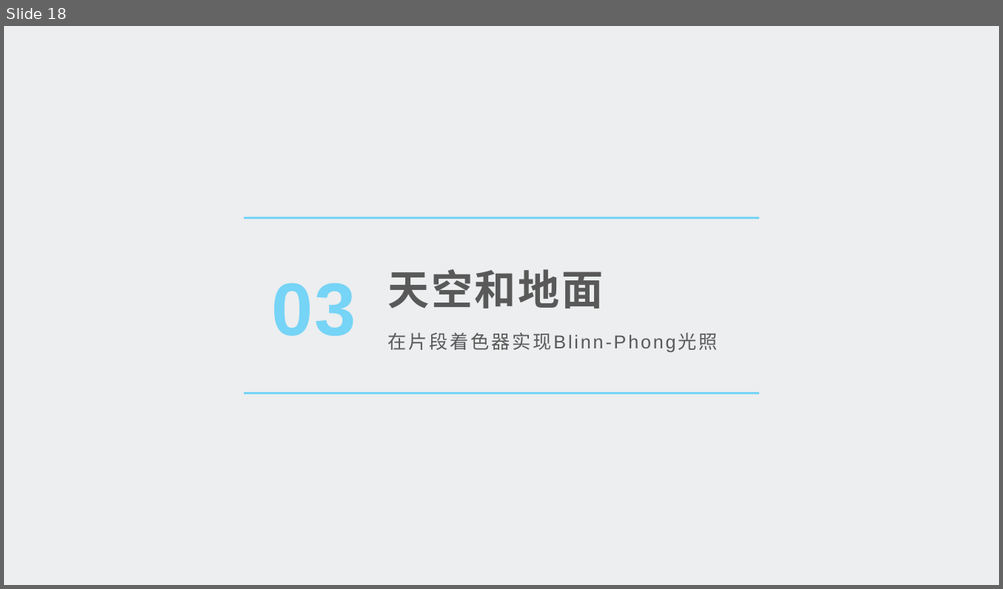
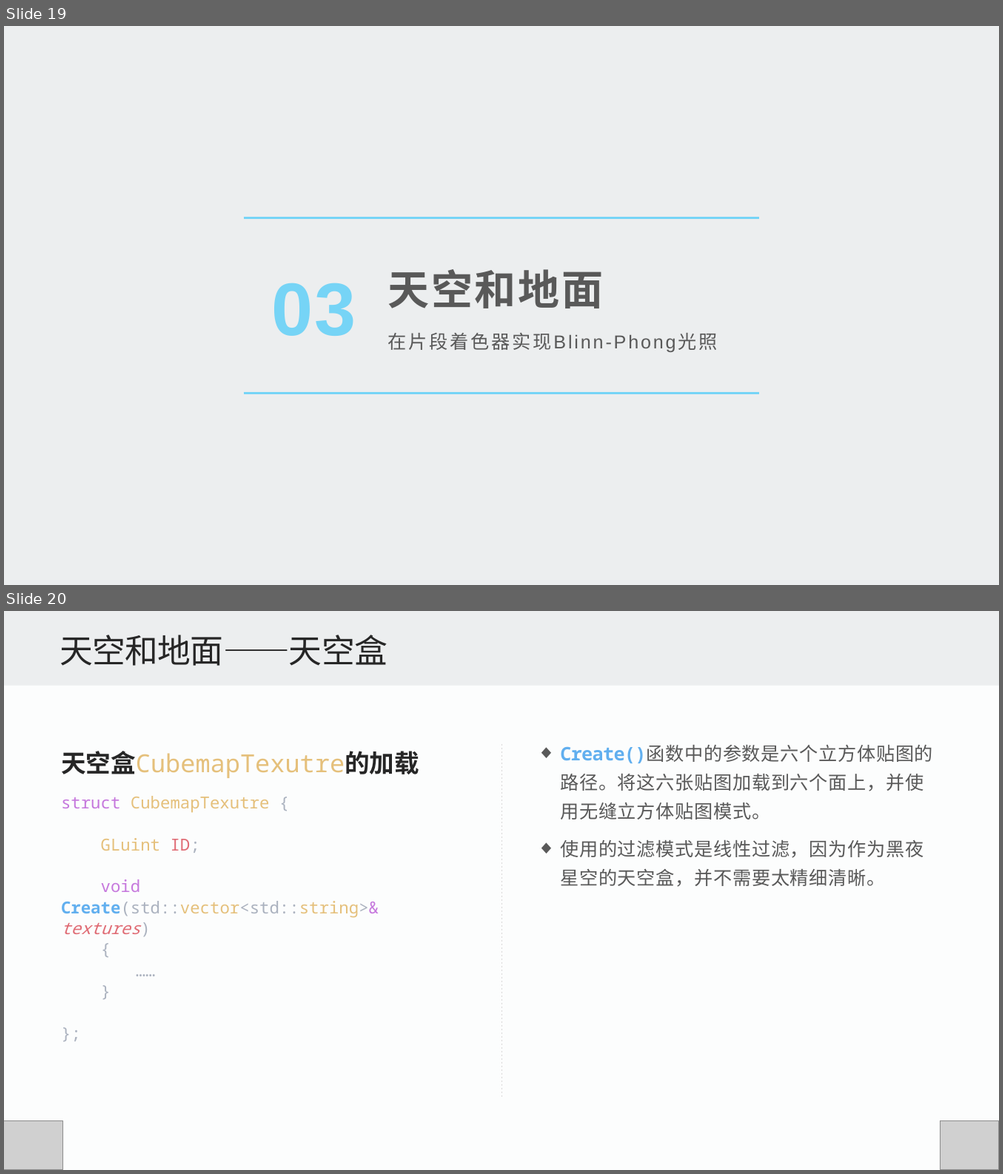
Before and after one commit to Le-Poisson/SYSU-Opengl-School-Badge-Firework, a slide deck: 汇报内容/汇报.pptx. Shown one above the other, each under a label of ours: slide 18 before the commit, slides 19 and 20 after it. The pictures are 1003x589 and 1003x1174 pixels, drawn with LibreOffice and Linux fonts; fonts in the diff are those of the drawing; grey boxes stand for pictures; background and template pictures are left out. Boxes give left, top, right and bottom in pixels: in the first picture for what was removed or moved away, otherwise in the second. Text is boxed around its words. In the diff, an @@ line names an element or a change of style, - is before the commit and + after.

```diff
--- a/汇报内容/汇报.pptx
+++ b/汇报内容/汇报.pptx
@@ slide 20 added at [4,611,999,1170], background #FCFDFD @@
@@ rectangle added at [4,611,999,686], fill #ECEEEF @@
@@ text added at [60,635,387,666], 32 pt, text #262626 @@
+天空和地面——天空盒
@@ line added from (502, 743) to (502, 1097), #D9D9D9 0.5 pt dashed @@
@@ text added at [61,751,419,778], 24 pt, text #E5C07B @@
+天空盒CubemapTexutre的加载
@@ text added at [560,745,933,887], 18 pt, text #595959 @@
+◆ Create()函数中的参数是六个立方体贴图的路径。将这六张贴图加载到六个面上，并使用无缝立方体贴图模式。
+◆ 使用的过滤模式是线性过滤，因为作为黑夜星空的天空盒，并不需要太精细清晰。
@@ text added at [61,796,378,934], 16 pt, text #E5C07B @@
+struct CubemapTexutre {
+GLuint ID;
+void Create(std::vector<std::string>& textures)
+{
+……
+}
+};
@@ picture added at [4,1122,63,1170] @@
@@ picture added at [940,1122,999,1170] @@
@@ what was slide 18 is now slide 19 @@
```
Also in this commit, not shown: 8 other slides added, 3 other files.
